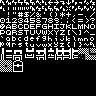
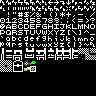
Layers edited between the first and the second (96, 96) image:
painted on "Charecters" over [24, 60, 36, 72]
